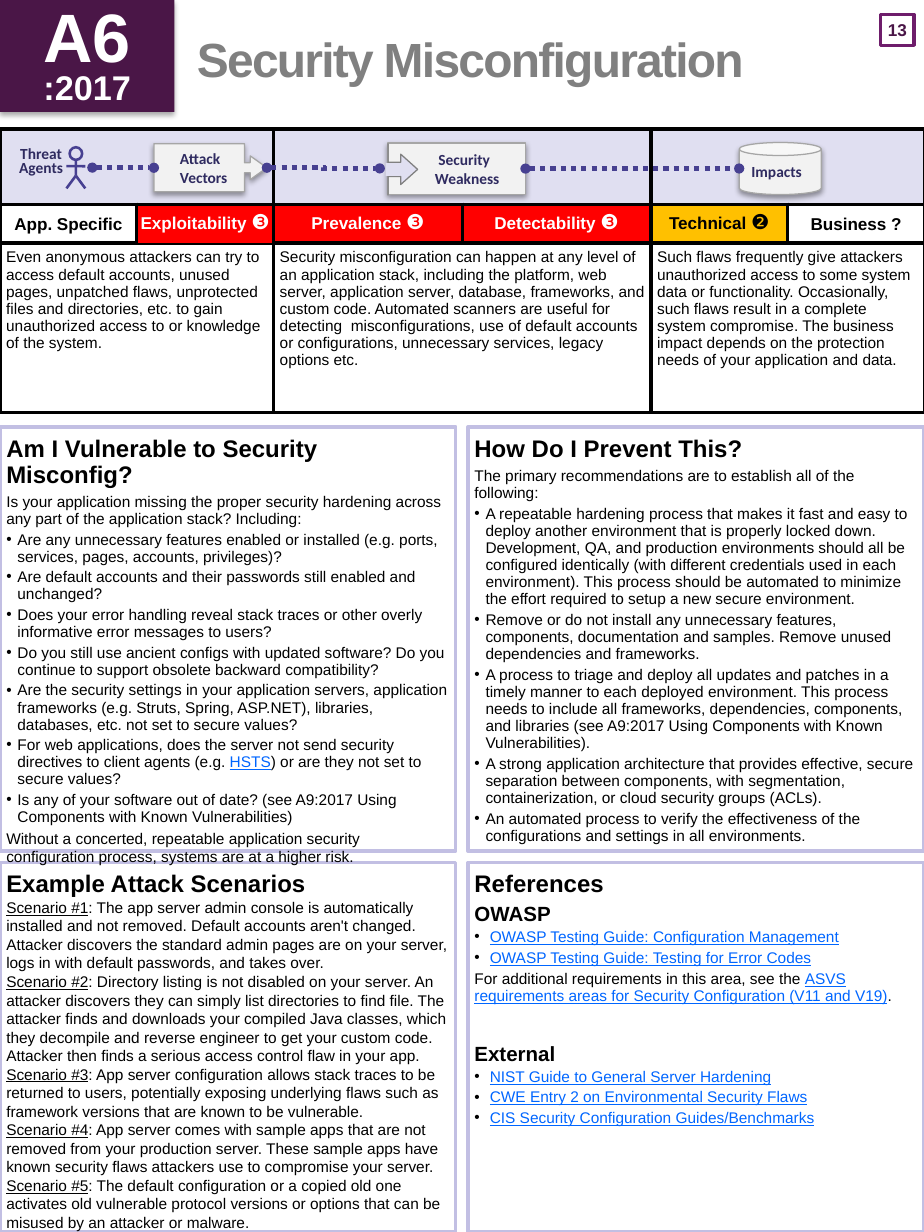
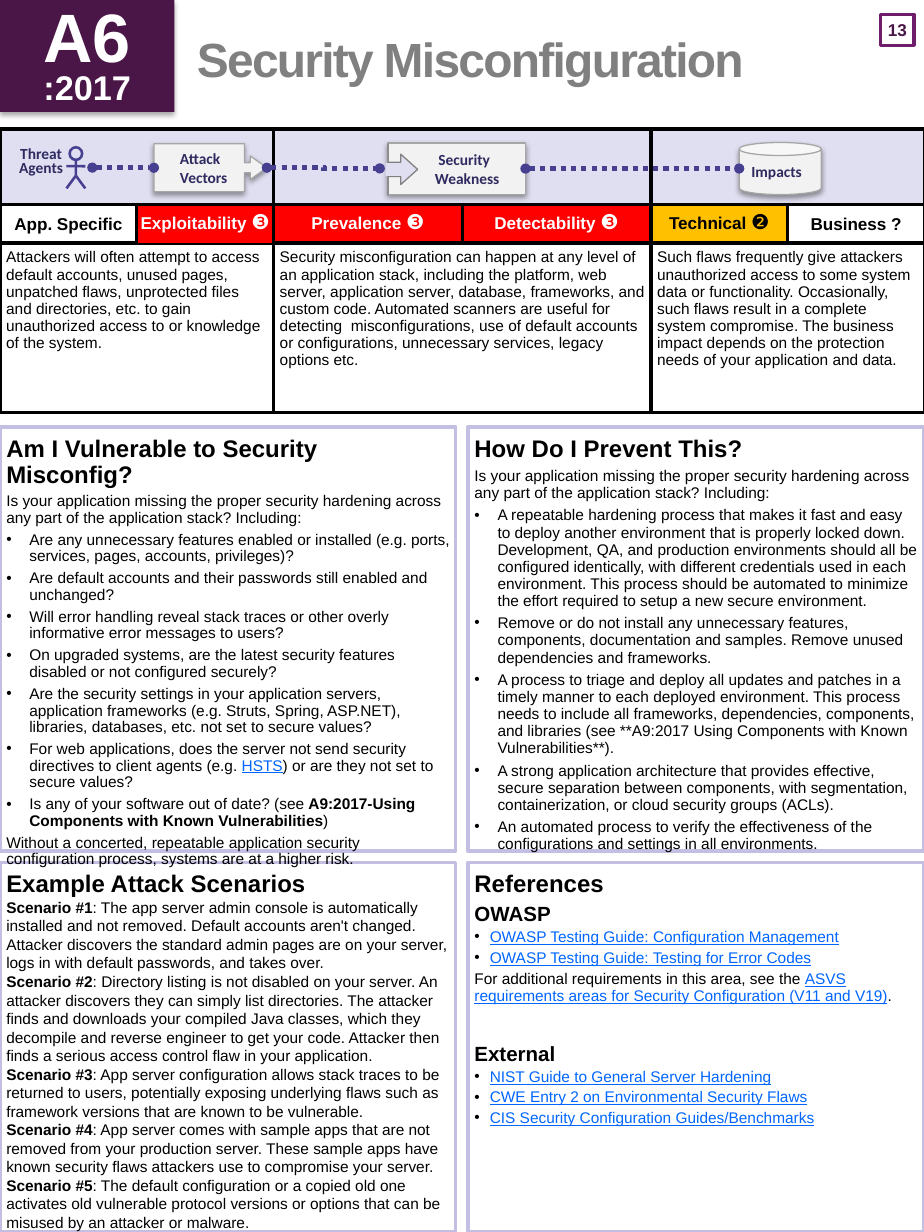
Before and after one commit to OWASP/Top10, a slide deck: slide 14 of 2017/OWASP Top 10 2017 GM (en).pptx. Drawn at 924x1232 pixels with LibreOffice and Linux fonts; fonts in the diff are those of the drawing. Boxes give left, top, right and bottom in pixels: in the first picture for what was removed or moved away, otherwise in the second. Text is boxed around its words. In the diff, an @@ line names an element or a change of style, - is before the commit and + after.

```diff
--- a/2017/OWASP Top 10 2017 GM (en).pptx
+++ b/2017/OWASP Top 10 2017 GM (en).pptx
@@ table at (0,129,924,868) @@
-row 3, column 1: Even anonymous attackers can try to access default accounts, unused pages, unpatched flaws, unprotected files and directories, etc. to gain unauthorized access to or knowledge of the system.
+row 3, column 1: Attackers will often attempt to access default accounts, unused pages, unpatched flaws, unprotected files and directories, etc. to gain unauthorized access to or knowledge of the system.
@@ text at (474,469,917,610): text changed @@
-The primary recommendations are to establish all of the following:
-• A repeatable hardening process that makes it fast and easy to deploy another environment that is properly locked down. Development, QA, and production environments should all be configured identically (with different credentials used in each environment). This process should be automated to minimize the effort required to setup a new secure environment.
+Is your application missing the proper security hardening across any part of the application stack? Including:
+• A repeatable hardening process that makes it fast and easy to deploy another environment that is properly locked down. Development, QA, and production environments should all be configured identically, with different credentials used in each environment. This process should be automated to minimize the effort required to setup a new secure environment.
@@ text at (6,494,450,851): line spacing 10pt to 0.9; indent changed; more space between paragraphs @@
@@ text at (29,610,395,681): text changed @@
-• Does your error handling reveal stack traces or other overly informative error messages to users?
-• Do you still use ancient configs with updated software? Do you continue to support obsolete backward compatibility?
+• Will error handling reveal stack traces or other overly informative error messages to users?
+• On upgraded systems, are the latest security features disabled or not configured securely?
@@ text at (498,616,908,852): indent changed; more space between paragraphs @@
@@ text at (498,673,914,757): text changed @@
-• A process to triage and deploy all updates and patches in a timely manner to each deployed environment. This process needs to include all frameworks, dependencies, components, and libraries (see A9:2017 Using Components with Known Vulnerabilities).
+• A process to triage and deploy all updates and patches in a timely manner to each deployed environment. This process needs to include all frameworks, dependencies, components, and libraries (see **A9:2017 Using Components with Known Vulnerabilities**).
@@ text at (29,797,415,829): text changed; bold on @@
-• Is any of your software out of date? (see A9:2017 Using Components with Known Vulnerabilities)
+• Is any of your software out of date? (see A9:2017-Using Components with Known Vulnerabilities)
@@ text at (6,901,447,1231): bold on, underline off in "Scenario #1:", "Scenario #3:", "Scenario #4:", "Scenario #5:" @@
@@ text at (6,975,439,1065): text changed @@
-Scenario #2: Directory listing is not disabled on your server. An attacker discovers they can simply list directories to find file. The attacker finds and downloads your compiled Java classes, which they decompile and reverse engineer to get your custom code. Attacker then finds a serious access control flaw in your app.
+Scenario #2: Directory listing is not disabled on your server. An attacker discovers they can simply list directories. The attacker finds and downloads your compiled Java classes, which they decompile and reverse engineer to get your code. Attacker then finds a serious access control flaw in your application.
```
Also in this commit, not shown: 16 other slides changed.
